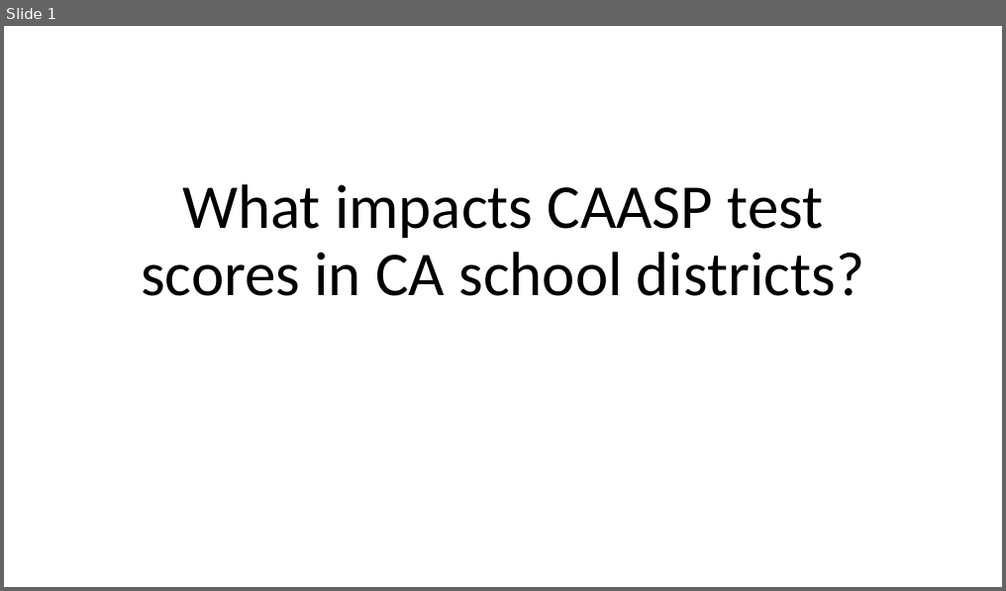
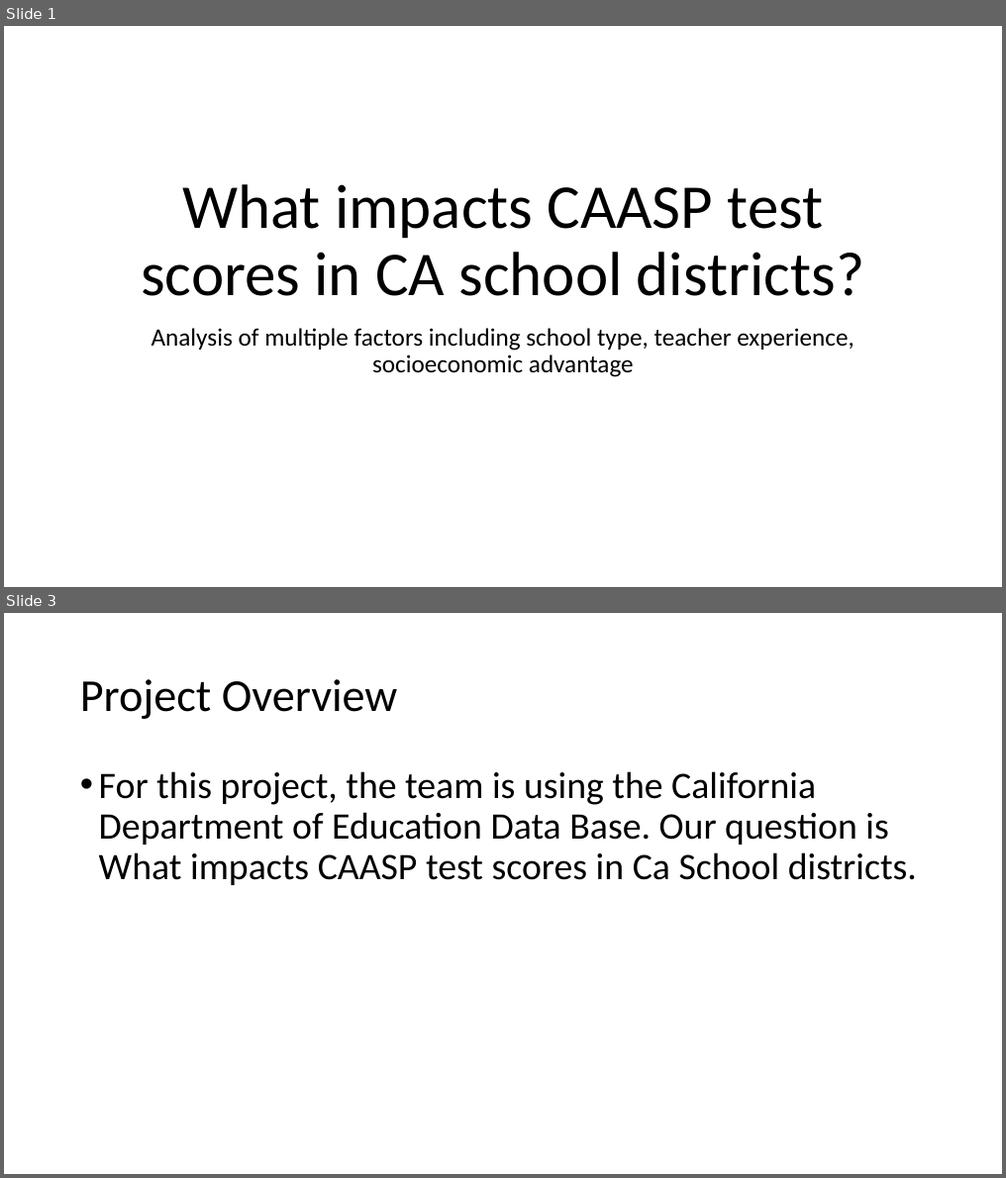
Before and after one commit to kmcclendon729/TeamBackpack, a slide deck: What impacts CAASP test scores in CA school.pptx. Shown one above the other, each under a label of ours: slide 1 before the commit, slides 1 and 3 after it; the slides between them are not shown. The pictures are 1006x591 and 1006x1178 pixels, drawn with LibreOffice and Linux fonts; fonts in the diff are those of the drawing. Boxes give left, top, right and bottom in pixels: in the first picture for what was removed or moved away, otherwise in the second. Text is boxed around its words. In the diff, an @@ line names an element or a change of style, - is before the commit and + after.

```diff
--- a/What impacts CAASP test scores in CA school.pptx
+++ b/What impacts CAASP test scores in CA school.pptx
@@ slide 3 added at bbox=[4, 613, 1002, 1174], background #FFFFFF @@
@@ title added at bbox=[80, 679, 398, 719], 44 pt, text #000000 @@
+Project Overview
@@ text added at bbox=[99, 771, 917, 885], 36 pt, text #000000 @@
+• For this project, the team is using the California Department of Education Data Base. Our question is What impacts CAASP test scores in Ca School districts.
@@ slide 1 changed as well @@
@@ subtitle added at bbox=[152, 328, 854, 377], 24 pt, text #000000 @@
+Analysis of multiple factors including school type, teacher experience, socioeconomic advantage
```
Also in this commit, not shown: 2 other slides changed, 19 other slides added, 2 slides removed.
